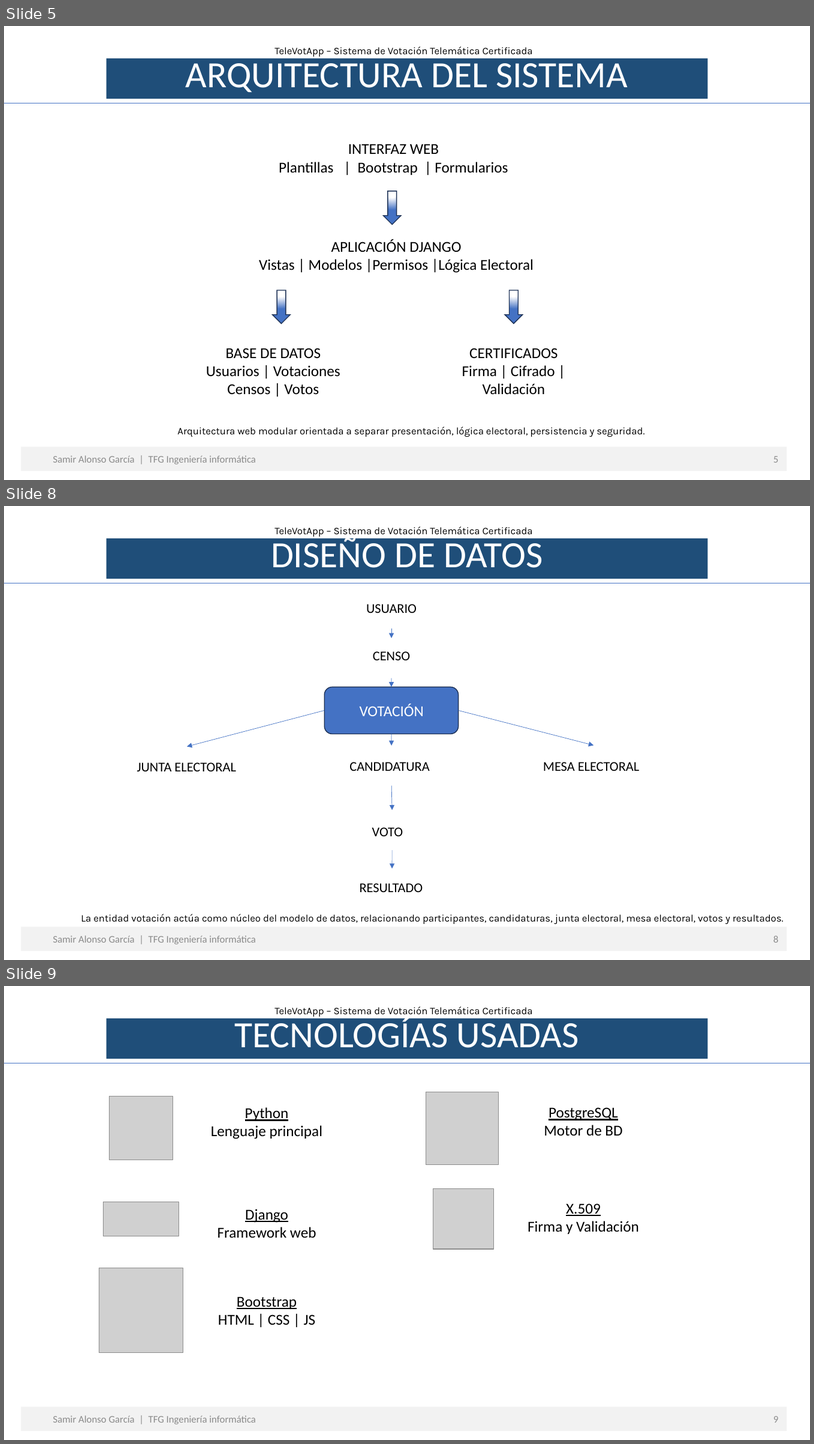
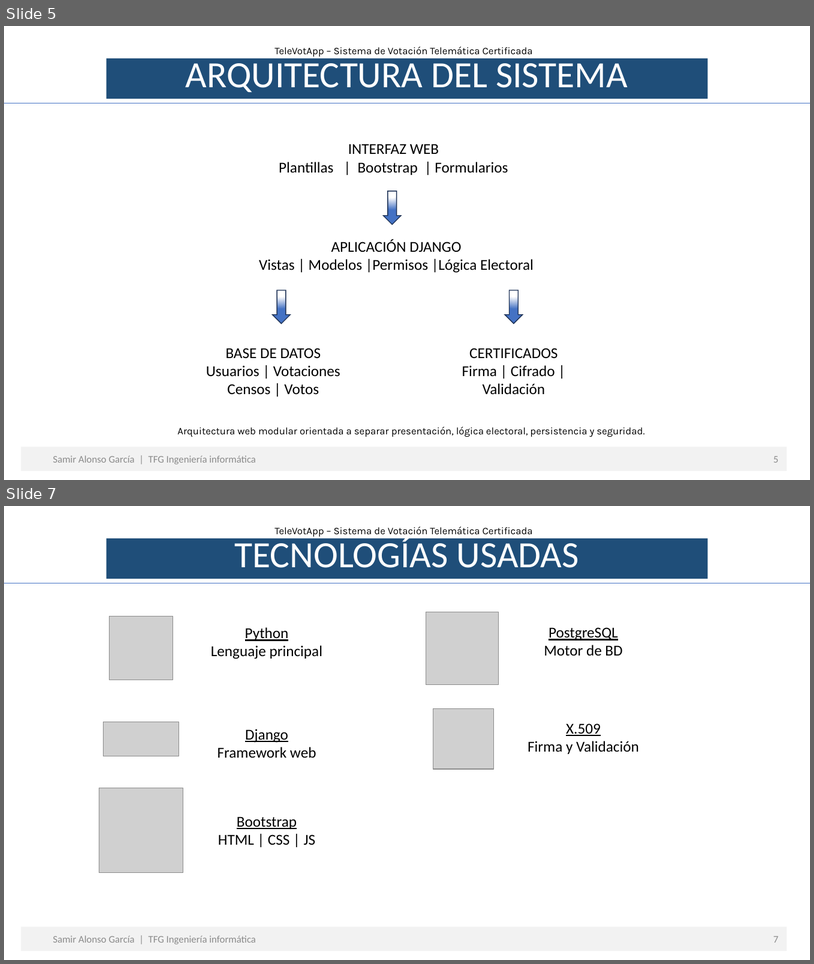
Before and after one commit to SamirAlonsoGarcia/TeleVotApp, a slide deck: DocumentosTFG/PresentaciónTFG.pptx. Shown one above the other, each under a label of ours: slides 5, 8 and 9 before the commit, slides 5 and 7 after it; the slides between them are not shown. The pictures are 814x1444 and 814x964 pixels, drawn with LibreOffice and Linux fonts; fonts in the diff are those of the drawing; grey boxes stand for pictures. Boxes give left, top, right and bottom in pixels: in the first picture for what was removed or moved away, otherwise in the second. Text is boxed around its words. In the diff, an @@ line names an element or a change of style, - is before the commit and + after.

```diff
--- a/DocumentosTFG/PresentaciónTFG.pptx
+++ b/DocumentosTFG/PresentaciónTFG.pptx
@@ slide 8 removed at [4,506,810,960], background #FFFFFF @@
@@ title removed at [106,538,708,579] @@
-DISEÑO DE DATOS
@@ subtitle removed at [275,526,533,537] @@
-TeleVotApp – Sistema de Votación Telemática Certificada
@@ line removed from (4, 583) to (810, 583) @@
@@ rounded rectangle removed at [329,588,453,628] @@
@@ text removed at [366,604,417,613] @@
-USUARIO
@@ arrow removed from (392, 628) to (392, 638) @@
@@ rounded rectangle removed at [329,638,453,678] @@
@@ text removed at [373,651,410,660] @@
-CENSO
@@ arrow removed from (392, 678) to (392, 687) @@
@@ rounded rectangle removed at [324,687,459,734] @@
@@ text removed at [360,703,424,716] @@
-VOTACIÓN
@@ arrow removed from (324, 711) to (188, 746) @@
@@ arrow removed from (459, 711) to (594, 745) @@
@@ arrow removed from (392, 734) to (392, 745) @@
@@ rounded rectangle removed at [125,746,249,786] @@
@@ rounded rectangle removed at [329,745,453,786] @@
@@ rounded rectangle removed at [532,745,656,785] @@
@@ text removed at [137,762,236,771] @@
-JUNTA ELECTORAL
@@ text removed at [350,762,429,771] @@
-CANDIDATURA
@@ text removed at [543,762,639,771] @@
-MESA ELECTORAL
@@ arrow removed from (392, 786) to (392, 810) @@
@@ rounded rectangle removed at [330,810,454,850] @@
@@ text removed at [372,827,404,836] @@
-VOTO
@@ arrow removed from (392, 850) to (392, 868) @@
@@ rounded rectangle removed at [330,868,454,908] @@
@@ text removed at [360,883,423,892] @@
-RESULTADO
@@ text removed at [81,913,784,924] @@
-La entidad votación actúa como núcleo del modelo de datos, relacionando participantes, candidaturas, junta electoral, mesa electoral, votos y resultados.
@@ rectangle removed at [21,927,788,951] @@
-Samir Alonso García | TFG Ingeniería informática 8
@@ what was slide 9 is now slide 7 @@
@@ text in rectangle at [53,935,779,944]: text changed @@
-Samir Alonso García | TFG Ingeniería informática 9
+Samir Alonso García | TFG Ingeniería informática 7
```
Also in this commit, not shown: 1 slide changed, 1 other slide removed, 4 other files.
